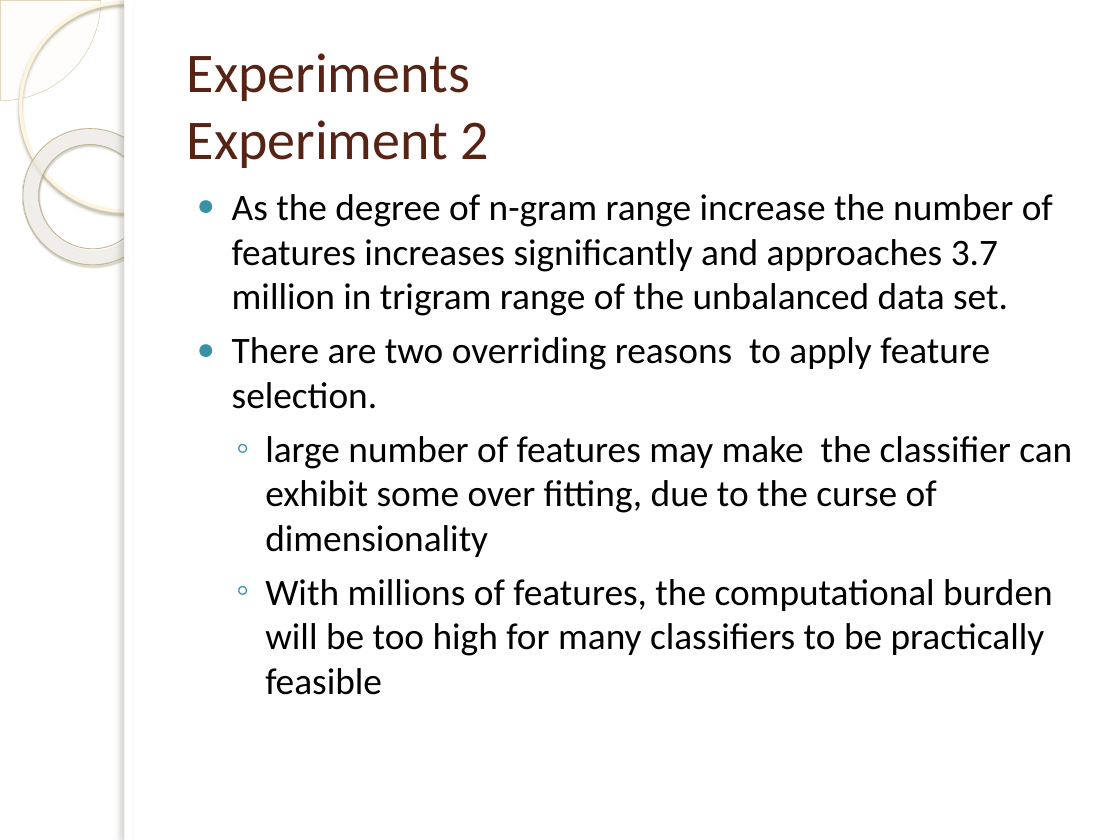
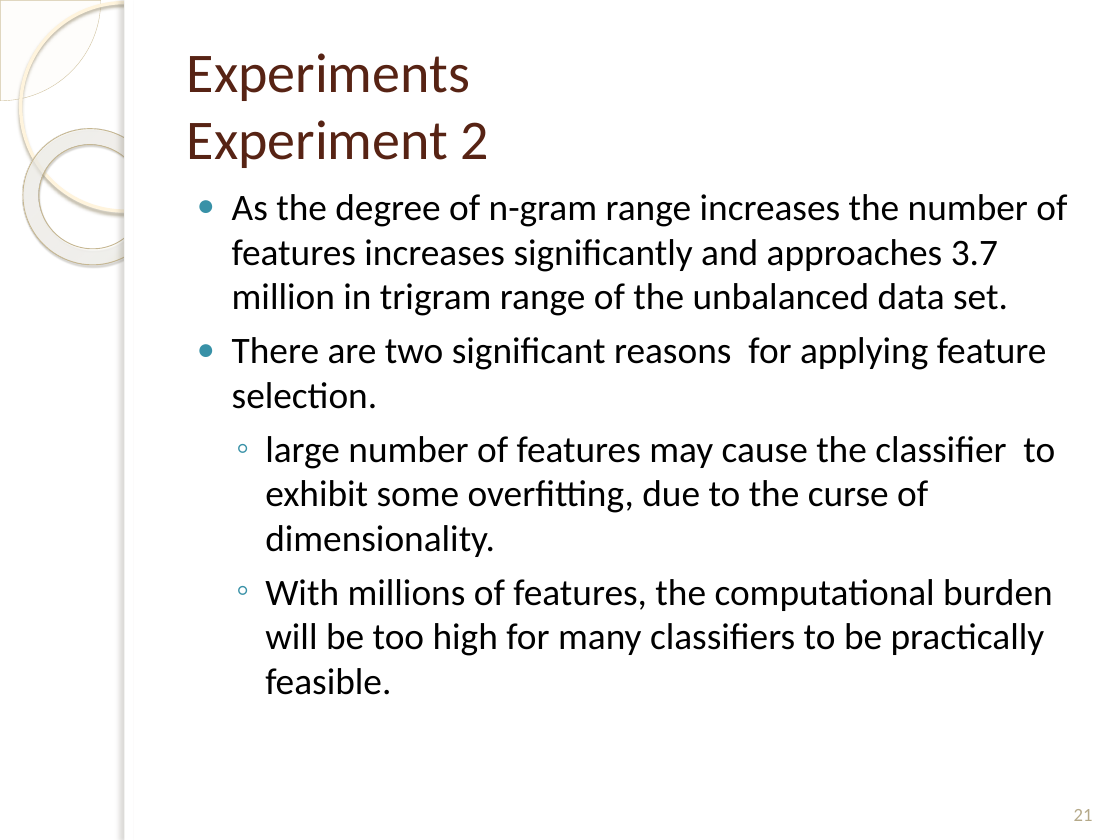
Before and after one commit to mhd9023/Thesis, a slide deck: slide 21 of Report#1_.pptx (slide 19 before the commit). Drawn at 1120x840 pixels with LibreOffice and Linux fonts; fonts in the diff are those of the drawing; background and template pictures are left out. Boxes give left, top, right and bottom in pixels: in the first picture for what was removed or moved away, otherwise in the second. Text is boxed around its words. In the diff, an @@ line names an element or a change of style, - is before the commit and + after.

```diff
--- a/Report#1_.pptx
+++ b/Report#1_.pptx
@@ text at [232, 194, 1067, 695]: text changed @@
-● As the degree of n-gram range increase the number of features increases significantly and approaches 3.7 million in trigram range of the unbalanced data set.
-● There are two overriding reasons to apply feature selection.
-  ◦ large number of features may make the classifier can exhibit some over fitting, due to the curse of dimensionality
-  ◦ With millions of features, the computational burden will be too high for many classifiers to be practically feasible
+● As the degree of n-gram range increases the number of features increases significantly and approaches 3.7 million in trigram range of the unbalanced data set.
+● There are two significant reasons for applying feature selection.
+  ◦ large number of features may cause the classifier to exhibit some overfitting, due to the curse of dimensionality.
+  ◦ With millions of features, the computational burden will be too high for many classifiers to be practically feasible.
@@ page number added at [1074, 809, 1093, 821], 12 pt, text #B6A98A @@
+21
```
Also in this commit, not shown: 32 other slides changed, 3 slides added, 2 other files.
